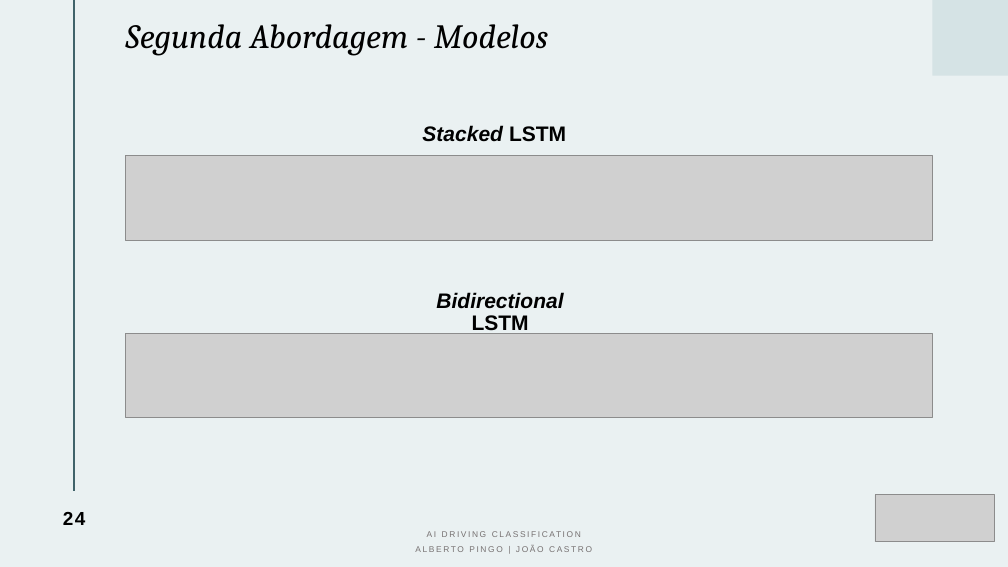
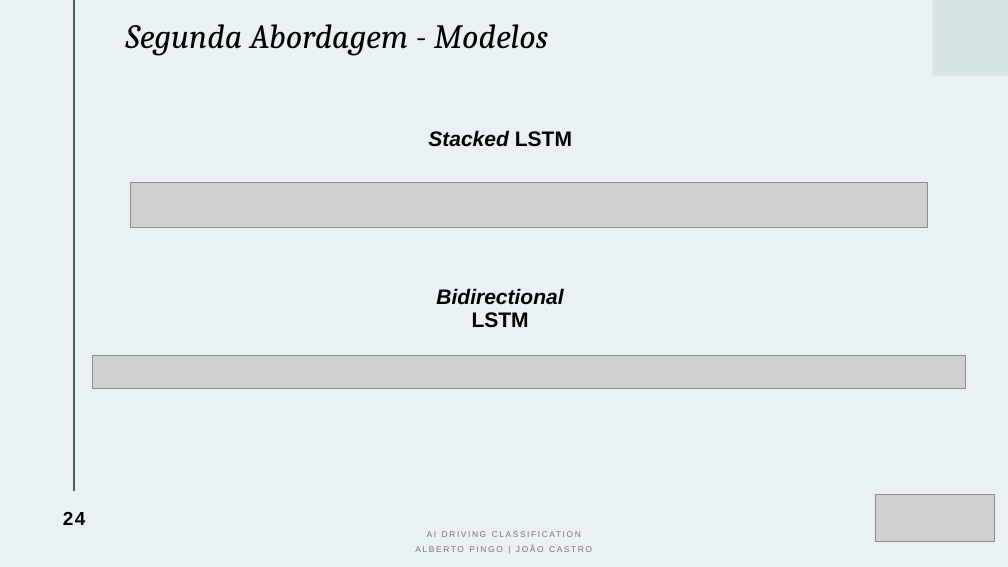
Before and after one commit to albertopingo/AI-driving-classification_FinalProject_CEng, a slide deck: slide 24 of ProjInf_AI_Driving_Classification.pptx. Drawn at 1008x567 pixels with LibreOffice and Linux fonts; fonts in the diff are those of the drawing; grey boxes stand for pictures. Boxes give left, top, right and bottom in pixels: in the first picture for what was removed or moved away, otherwise in the second. Text is boxed around its words. In the diff, an @@ line names an element or a change of style, - is before the commit and + after.

Commit message:
Update pptx images

```diff
--- a/ProjInf_AI_Driving_Classification.pptx
+++ b/ProjInf_AI_Driving_Classification.pptx
@@ text "Stacked LSTM": place and size @@
-text "Stacked LSTM" at [422,125,566,142]
+text "Stacked LSTM" at [428,130,572,147]
@@ picture: place and size @@
-picture at [126,156,932,240]
+picture at [131,183,927,228]
@@ text "Bidirectional LSTM": place and size @@
-text "Bidirectional LSTM" at [436,292,563,334]
+text "Bidirectional LSTM" at [436,288,563,328]
@@ picture added at [92,355,966,389] @@
@@ picture removed at [126,333,932,417] @@
```
